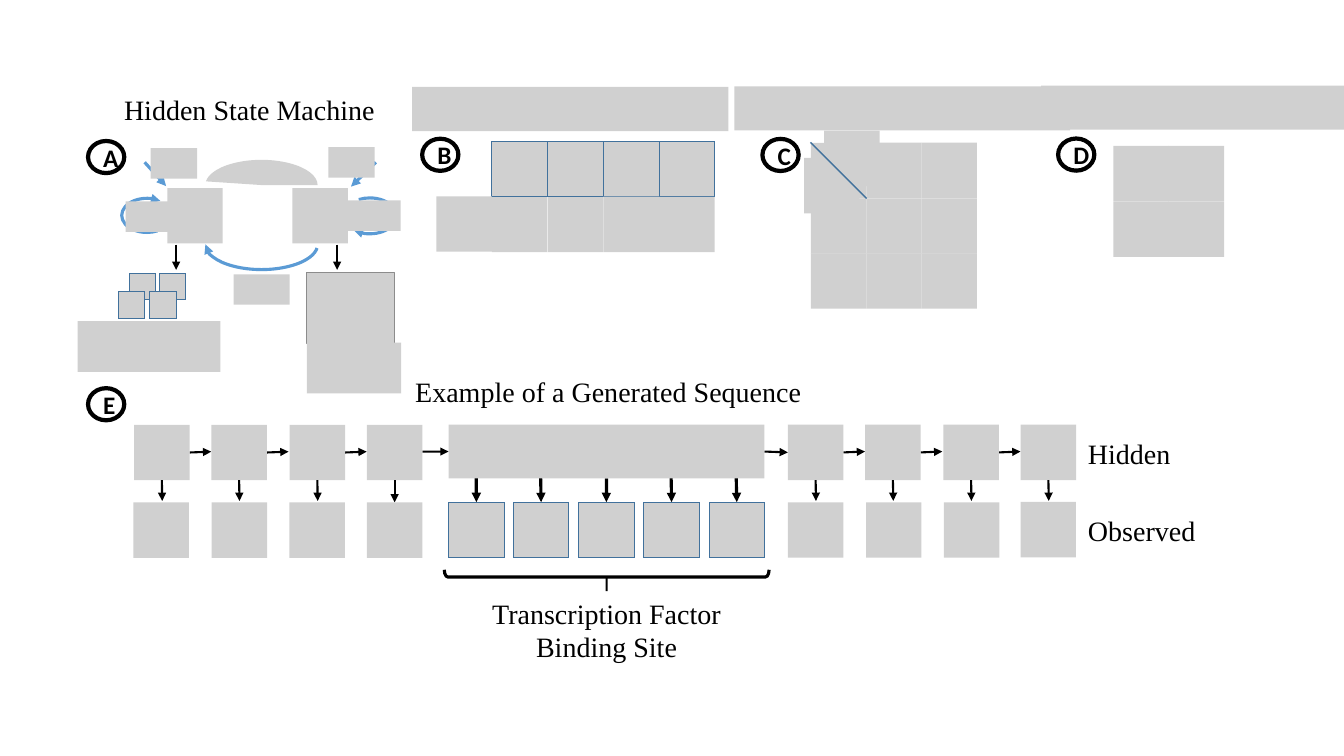
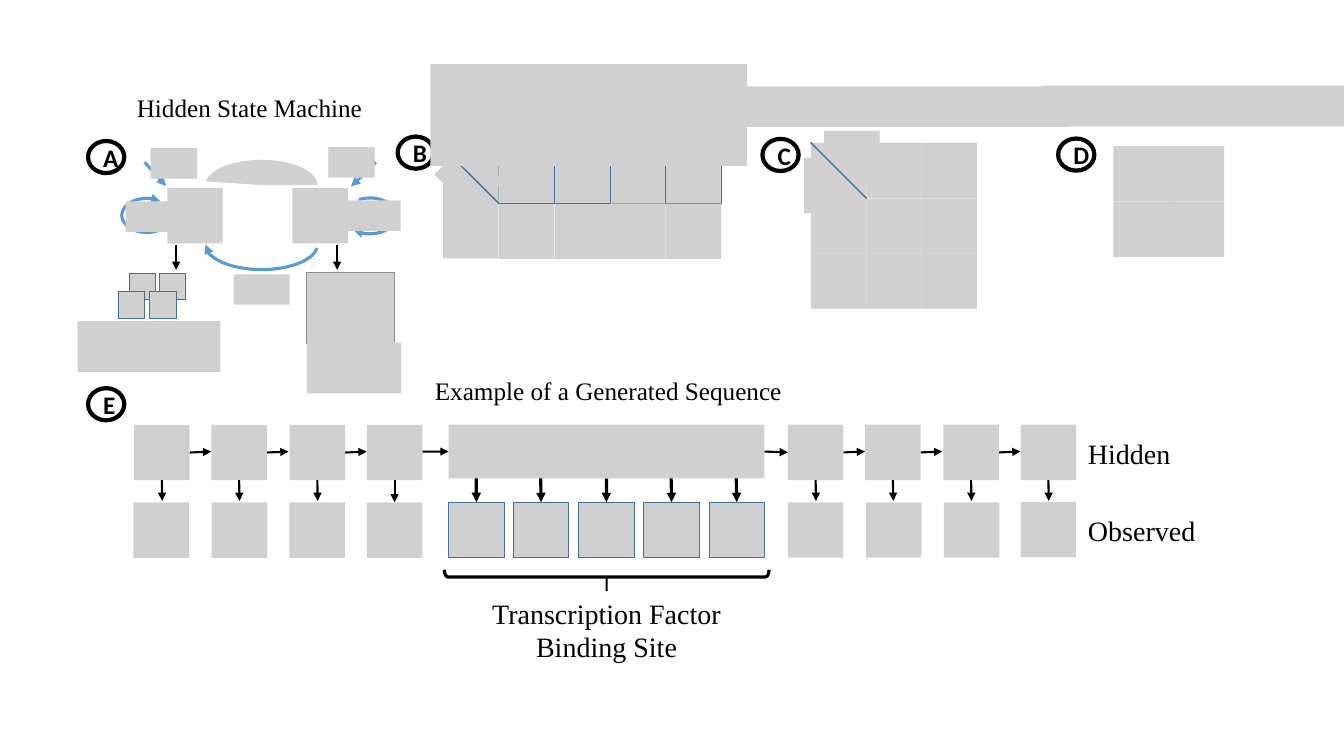
Before and after one commit to David-Taub/HOP-HMM, a slide deck: slide 5 of Help/Figures1.pptx. Drawn at 1344x756 pixels with LibreOffice and Linux fonts; fonts in the diff are those of the drawing; grey boxes stand for pictures. Boxes give left, top, right and bottom in pixels: in the first picture for what was removed or moved away, otherwise in the second. Text is boxed around its words. In the diff, an @@ line names an element or a change of style, - is before the commit and + after.

```diff
--- a/Help/Figures1.pptx
+++ b/Help/Figures1.pptx
@@ text "Hidden State Machine" at (x1=137, y1=99, x2=362, y2=118): size 20 to 18 pt @@
@@ picture removed at (x1=412, y1=87, x2=729, y2=131) @@
@@ group added at (x1=431, y1=65, x2=747, y2=214): 4 pictures, 1 line @@
@@ picture resized from (x1=734, y1=87, x2=1070, y2=131) to (x1=734, y1=87, x2=1070, y2=127) @@
@@ picture resized from (x1=1042, y1=86, x2=1344, y2=130) to (x1=1042, y1=86, x2=1344, y2=126) @@
@@ ellipse "B" moved from (x1=422, y1=139, x2=459, y2=171) to (x1=397, y1=137, x2=434, y2=169) @@
@@ picture moved from (x1=547, y1=197, x2=603, y2=252) to (x1=555, y1=204, x2=610, y2=259) @@
@@ 8 pictures moved together from (x1=437, y1=141, x2=715, y2=252) to (x1=444, y1=148, x2=722, y2=259) @@
@@ text "Example of a Generated Sequence" at (x1=435, y1=382, x2=781, y2=406): size 20 to 18 pt @@
```
Also in this commit, not shown: 4 other slides changed, 8 other files.
